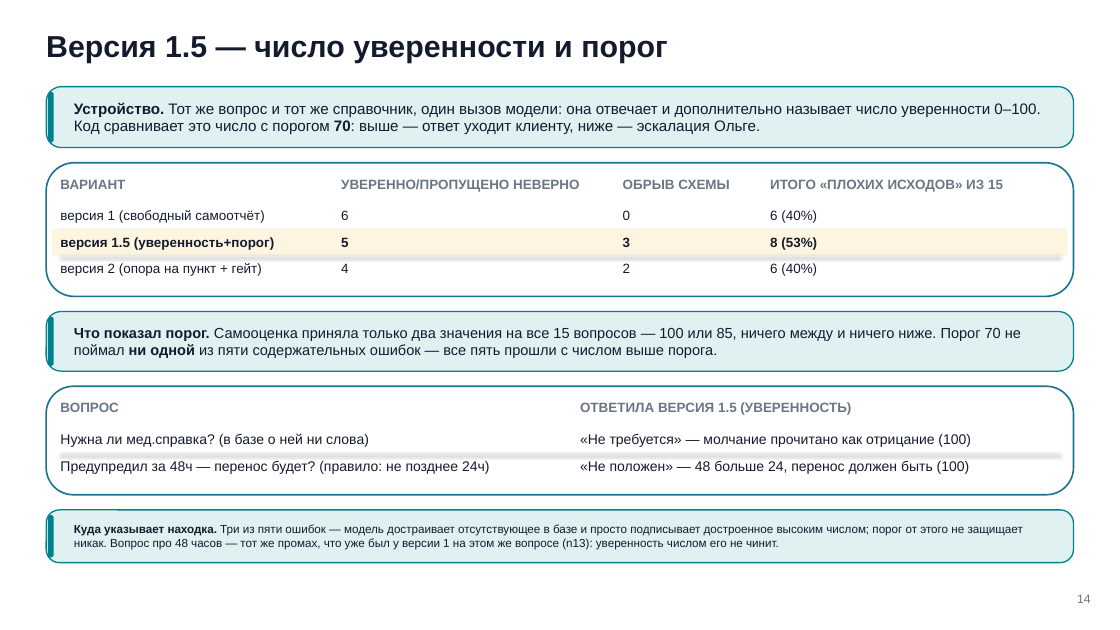
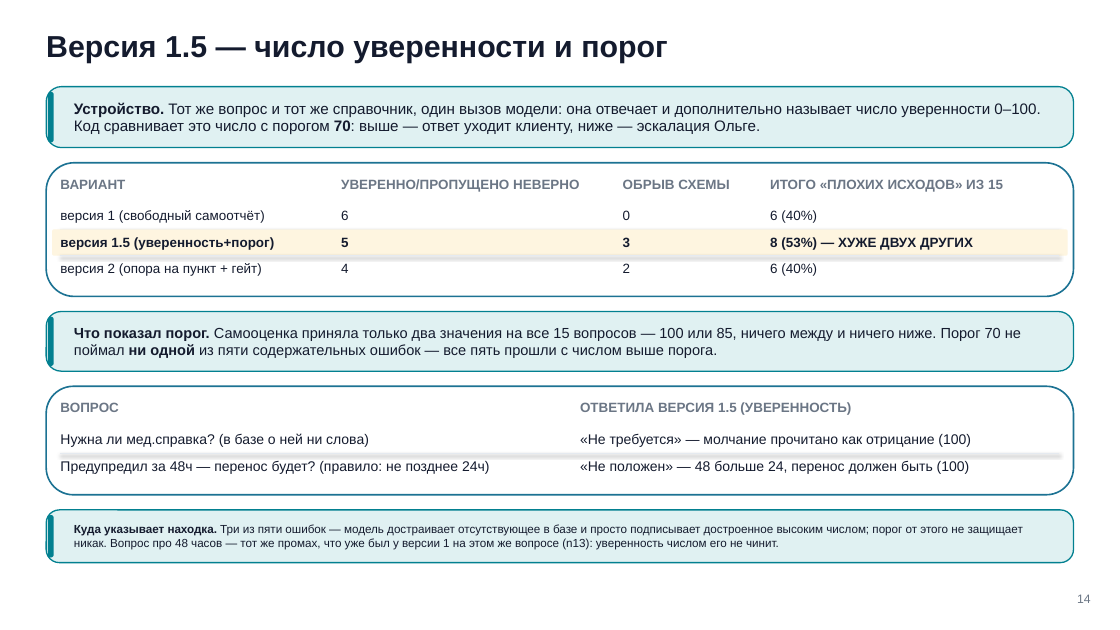
Before and after one commit to tellina-study/AI-usage-lessons, a slide deck: slide 14 of library/seminars/sem-09/rendered/sem-09.pptx. Drawn at 1120x630 pixels with LibreOffice and Linux fonts; fonts in the diff are those of the drawing. Boxes give left, top, right and bottom in pixels: in the first picture for what was removed or moved away, otherwise in the second. Text is boxed around its words. In the diff, an @@ line names an element or a change of style, - is before the commit and + after.

```diff
--- a/library/seminars/sem-09/rendered/sem-09.pptx
+++ b/library/seminars/sem-09/rendered/sem-09.pptx
@@ text at (x1=770, y1=236, x2=973, y2=250): text changed @@
-8 (53%)
+8 (53%) — ХУЖЕ ДВУХ ДРУГИХ
```
Also in this commit, not shown: 13 other slides changed, 6 slides added, 4 slides removed, 42 other files.
